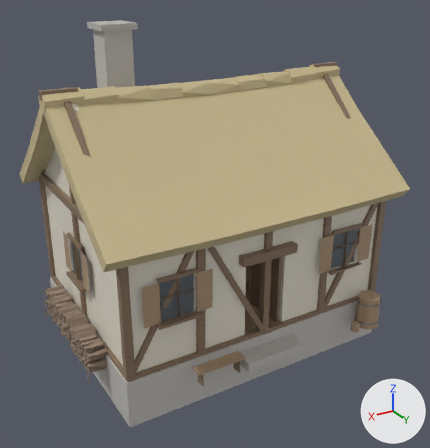
A saved change to the glTF model apps/client/public/assets/models/house_a_lod1.glb.
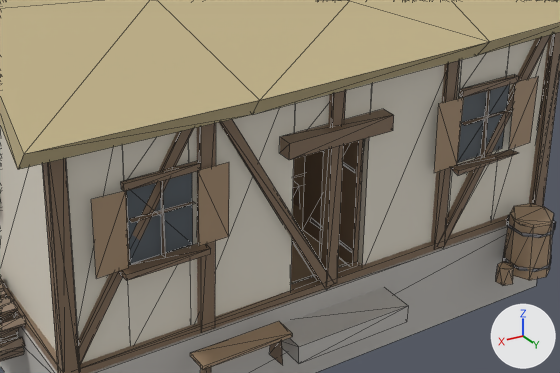
Each version is shown whole from a 50 mm lens placed at (8.35, 14.33, 9.83), pointed at (0.1, 0.58, 2.96), then close up on the part from 22% to 89% of the width and 41% to 84% of the height. The lights are fixed; the arrows at lower right show +X, +Y and +Z. The first two pictures are the older version. The close-ups show mesh edges as thin lines. Where no turn or scale is listed for an object, it has been applied to the vertices. Vertices at exactly the same position are counted once.

Objects in the first close-up: 'house_a.001'.
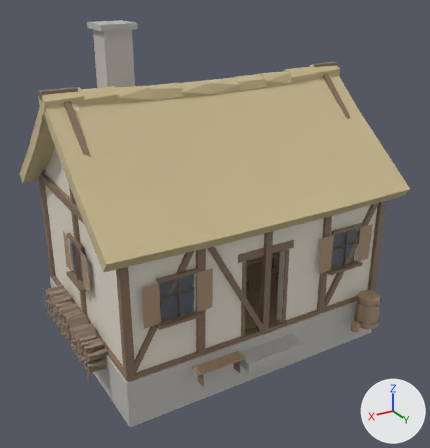
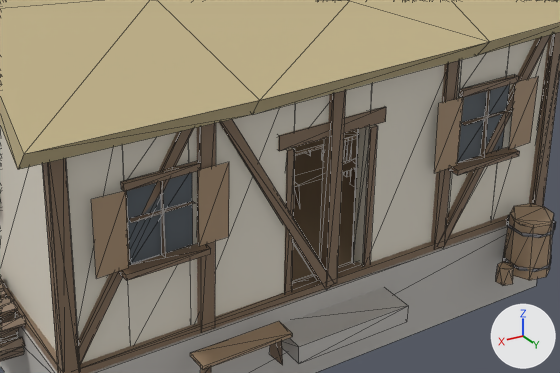
The edits, one by one:
me_house_a_001 is used by ob_house_a_001; location (0.05, 0.16, 3.87).
me_house_a_001 had 2054 vertices, 3037 faces and spanned x -4.65..4.65, y -3.71..3.71, z -4.65..4.65.
me_house_a_001 now has 2078 vertices, 3087 faces and spans x -4.65..4.65, y -3.71..3.71, z -4.65..4.65.
me_house_a_001 part 1: a new loose piece, a box spanning x -0.79..-0.67, y 2.58..2.87, z -3.29..-0.95, in mat_wood_dark (brown #89735d).
me_house_a_001 part 2: a new loose piece, a box spanning x 0.58..0.7, y 2.58..2.87, z -3.29..-0.95, in mat_wood_dark (brown #89735d).
me_house_a_001 part 3: a new loose piece, a box spanning x -0.92..0.83, y 2.57..2.87, z -0.92..-0.7, in mat_wood_dark (brown #89735d).
me_house_a_001 part 4: the loose piece of 8 vertices spanning x -0.9..0.8, y 2.83..3.07, z -0.97..-0.73 is deleted.
me_house_a_001 part 5: the loose piece of 8 vertices spanning x -0.66..-0.57, y 1.45..2.74, z -3.26..-0.98 is deleted.
me_house_a_001 part 6: the loose piece of 4 vertices spanning x -0.56..-0.55, y 1.67..2.71, z -1.7..-1.64 is deleted.
me_house_a_001 part 7: the loose piece of 4 vertices spanning x -0.56..-0.55, y 1.67..2.71, z -3.0..-2.94 is deleted.
Part 8, on me_house_a_001:
23 vertices are removed from x -3.31..4.61, y -3.44..3.12, z -3.63..1.19.
114 faces are deleted.
2 vertices move from x 4.61, y 0.9..0.93, z -3.25..-3.11 to x 4.61, y 0.9..0.93, z -3.21..-3.07.
41 vertices are added at x -3.31..4.61, y -3.44..3.12, z -3.67..1.31.
6 new vertices lie (0.0, -0.2, 0.0) away from vertices in x -3.31..2.02, y -3.24..3.12, z -1.98..-1.9.
16 new faces join them, mat_wood (beige #ad9376).
51 new faces join them, mat_wood_dark (brown #89735d).
6 new faces join them, mat_window (dark grey #596169).
76 new faces join them, mat_bark (brown #95816f).
7 new faces join them, mat_roof_thatch (beige #cbbc90).

Where the change shows, as pixel boxes [x1, y1, x2, y2] in the close-ups (560 x 373 px; the box of a moved part takes in the faces that stretch with it):
part 1 of me_house_a_001, added (brown): after [352, 125, 378, 266]
part 2 of me_house_a_001, added (brown): after [284, 148, 295, 293]
part 3 of me_house_a_001, added (brown): after [278, 107, 386, 151]
part 4 of me_house_a_001, deleted (brown): before [280, 109, 394, 160]
part 5 of me_house_a_001, deleted (brown): before [303, 139, 364, 265]
part 6 of me_house_a_001, deleted: before [322, 151, 355, 173]
part 7 of me_house_a_001, deleted: before [310, 218, 352, 253]
part 8 of me_house_a_001, moved or reshaped: before [0, 98, 518, 373]; after [0, 98, 520, 373]
